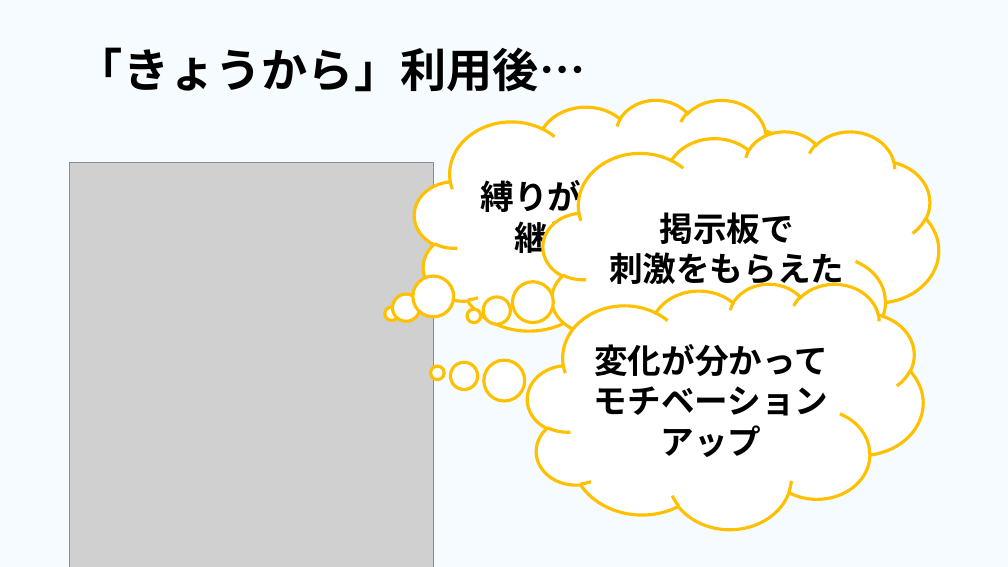
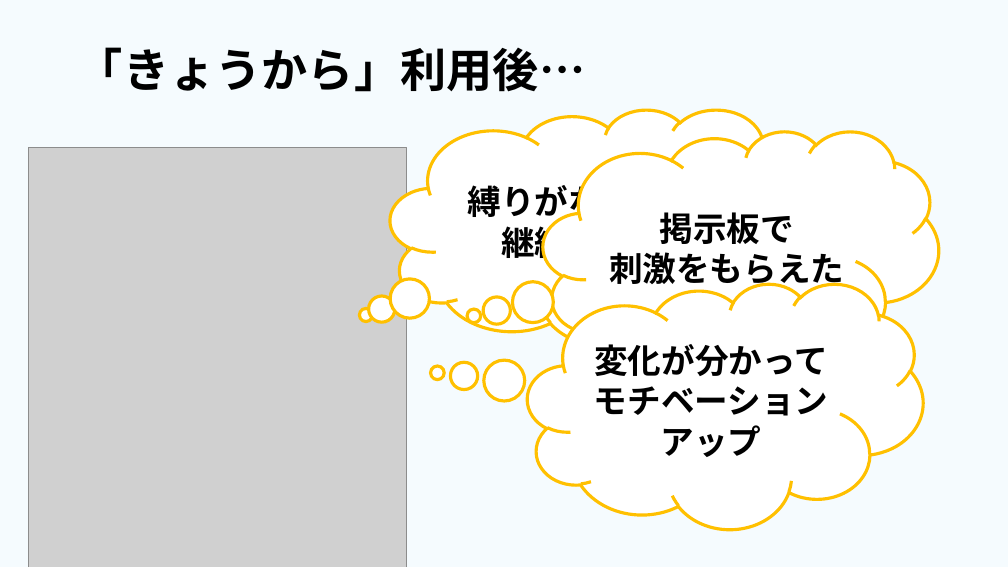
Before and after one commit to dojo2023/E-4, a slide deck: slide 19 of 共有用フォルダー/成果発表.pptx (slide 20 before the commit). Drawn at 1008x567 pixels with LibreOffice and Linux fonts; fonts in the diff are those of the drawing; grey boxes stand for pictures. Boxes give left, top, right and bottom in pixels: in the first picture for what was removed or moved away, otherwise in the second. Text is boxed around its words. In the diff, an @@ line names an element or a change of style, - is before the commit and + after.

```diff
--- a/共有用フォルダー/成果発表.pptx
+++ b/共有用フォルダー/成果発表.pptx
@@ thought cloud "縛りがないから継続できた": place and size @@
-thought cloud "縛りがないから継続できた" at (414, 100, 810, 346)
+thought cloud "縛りがないから継続できた" at (390, 110, 810, 346)
@@ picture: place and size @@
-picture at (70, 163, 433, 567)
+picture at (29, 147, 407, 567)
```
Also in this commit, not shown: 7 other slides changed, 1 slide added, 1 slide removed.
